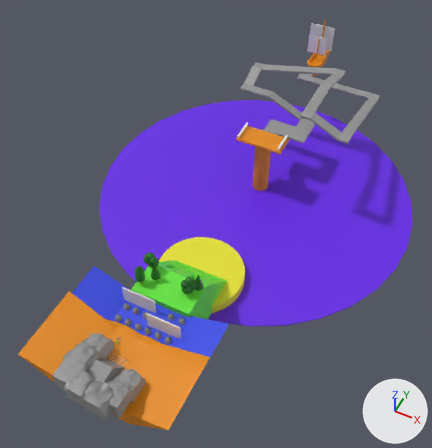
The glTF model homeisland.glb as it was, and as the next commit left it.
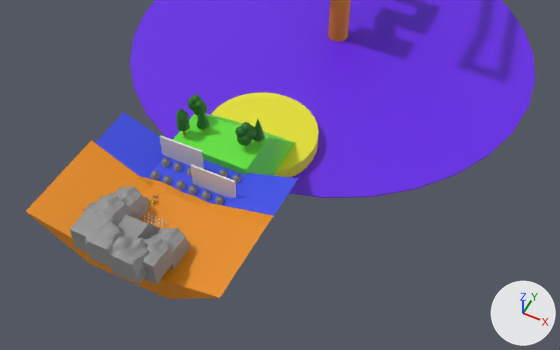
Each version is shown whole from a 50 mm lens placed at (20.1, -17.5, 47.6), pointed at (-0.6, 24.0, -4.3), then close up from a 50 mm lens placed at (23.2, -23.7, 41.7), pointed at (5.9, 10.7, -1.4). Arrows for +X, +Y and +Z are at lower right; the lights stay in place. Where no turn or scale is listed for an object, it has been applied to the vertices. Vertices at the same position are counted once.

The scene before the commit, as lines of its bpy script (objects in view):
```python
ob_cube = bpy.data.objects.new('Cube', me_cube)
ob_cube.location = (0.0, 0.0, 0.0)
ob_cylinder = bpy.data.objects.new('Cylinder', me_cylinder)
ob_cylinder.location = (2.92, 6.87, -2.63)
ob_cylinder_001 = bpy.data.objects.new('Cylinder.001', me_cylinder_001)
ob_cylinder_001.location = (1.79, 6.87, -2.63)
ob_cylinder_002 = bpy.data.objects.new('Cylinder.002', me_cylinder_002)
ob_cylinder_002.location = (0.67, 6.87, -2.63)
ob_cylinder_003 = bpy.data.objects.new('Cylinder.003', me_cylinder_003)
ob_cylinder_003.location = (-0.37, 6.87, -2.63)
ob_cylinder_004 = bpy.data.objects.new('Cylinder.004', me_cylinder_004)
ob_cylinder_004.location = (-1.54, 6.87, -2.63)
ob_cylinder_005 = bpy.data.objects.new('Cylinder.005', me_cylinder_005)
ob_cylinder_005.location = (-2.61, 6.87, -2.63)
ob_cylinder_006 = bpy.data.objects.new('Cylinder.006', me_cylinder_006)
ob_cylinder_006.location = (-2.61, 8.33, -2.63)
ob_cylinder_007 = bpy.data.objects.new('Cylinder.007', me_cylinder_007)
ob_cylinder_007.location = (-1.54, 8.33, -2.63)
# also in view: 'Cube.009' at (2.5, 1.1, -0.2); 'Cube.001' at (-0.1, -1.9, 1.9); 'Cube.014' at (2.1, 7.6, -1.2); 'Cube.010' at (-2.0, 2.9, -0.3); 'Cube.012' at (-0.1, 2.6, -1.7)
```
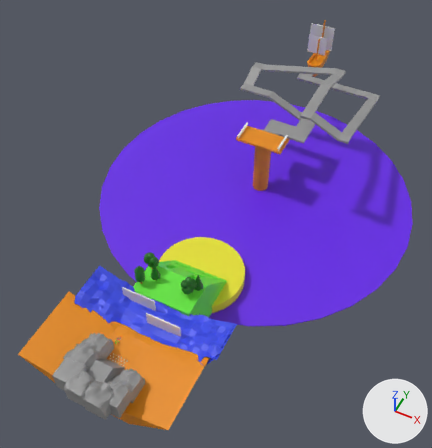
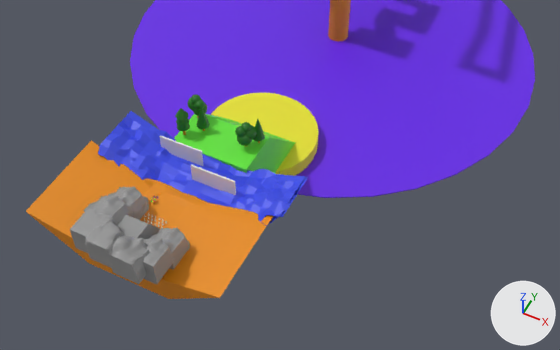
Changed parts and their boxes [x1, y1, x2, y2] in the close-ups (560 x 350 px):
'Plane', reshaped, moved
    before: [96, 112, 298, 216]
    after: [98, 111, 308, 217]
'Plane.001', added (blue)
    after: [99, 136, 306, 226]
'Cylinder', deleted
    before: [215, 196, 224, 205]
'Cylinder.002', deleted
    before: [189, 185, 197, 195]
'Cylinder.005', deleted
    before: [151, 171, 160, 180]
'Cylinder.001', deleted
    before: [202, 191, 210, 200]
'Cylinder.003', deleted
    before: [177, 181, 185, 190]
'Cylinder.006', deleted
    before: [161, 158, 170, 167]
'Cylinder.004', deleted
    before: [163, 175, 172, 184]
'Cylinder.007', deleted
    before: [173, 163, 182, 172]
'Cylinder.013', deleted
    before: [233, 175, 241, 184]
'Cylinder.012', deleted
    before: [219, 169, 227, 177]
part 1 of me_plane, built on
    before: [96, 112, 298, 216]
    after: [98, 111, 308, 217]

Patch to the scene script:
```diff
--- a/homeisland.glb.py
+++ b/homeisland.glb.py
@@ mat_blue1_002 @@
+mat_blue1_002 = principled_material('Blue1.002')
+mat_blue1_002.base_color = (0.0427, 0.0734, 0.8)  # blue #3a4de7
@@ me_plane @@
 # used by ob_plane; location = (0.0, 8.2, -1.99)
-me_plane.from_pydata(...)  # 16 vertices, 14 faces; spans x -7.5..7.7, y -2.0..2.0, z 0.0..1.8
+me_plane.from_pydata(...)  # 160 vertices, 266 faces; spans x -7.5..7.7, y -2.6..2.0, z -0.6..1.9
+# me_plane part 1
+# 4 vertices are removed from x -3.1..3.1, y -2.0, z 0.0
+# 14 faces are deleted
+# 1 vertex moves within x -7.5, y -2.0, z 1.8
+# 128 vertices are added at x -7.5..7.7, y -2.6..2.0, z -0.6..1.9
+# 5 new vertices lie (0.0, -0.5, 0.0) away from vertices in x -7.5..7.7, y 2.0, z 0.0..1.8
+# 5 new vertices lie (0.0, -0.6, 0.0) away from vertices in x -7.5..7.7, y 1.5, z 0.0..1.8
+# 5 new vertices lie (1.3, 0.0, 0.0) away from vertices in x -1.9..0.6, y -0.3..0.9, z 0.0..0.4
+# 5 new vertices lie (0.0, -0.6, 0.0) away from vertices in x -7.5..6.4, y -0.8..-0.3, z 0.0..1.8
+# 266 new faces join them
+# me_plane part 2: the surface is now shaded smooth
 me_plane.materials.append(mat_blue1)
@@ me_plane_002 @@
+me_plane_002.from_pydata(...)  # 160 vertices, 266 faces; spans x -1.71..1.75, y -1.46..1.0, z -0.54..1.89
+me_plane_002.materials.append(mat_blue1_002)  # blue #3a4de7
@@ ob_plane @@
 ob_plane = bpy.data.objects.new('Plane', me_plane)
-ob_plane.location = (0.0, 8.2, -1.99)
+ob_plane.location = (0.76, 8.2, -1.52)
@@ ob_cylinder @@
-ob_cylinder = bpy.data.objects.new('Cylinder', me_cylinder)
-ob_cylinder.location = (2.92, 6.87, -2.63)
@@ ob_cylinder_001 @@
-ob_cylinder_001 = bpy.data.objects.new('Cylinder.001', me_cylinder_001)
-ob_cylinder_001.location = (1.79, 6.87, -2.63)
@@ ob_cylinder_002 @@
-ob_cylinder_002 = bpy.data.objects.new('Cylinder.002', me_cylinder_002)
-ob_cylinder_002.location = (0.67, 6.87, -2.63)
@@ ob_cylinder_003 @@
-ob_cylinder_003 = bpy.data.objects.new('Cylinder.003', me_cylinder_003)
-ob_cylinder_003.location = (-0.37, 6.87, -2.63)
@@ ob_cylinder_004 @@
-ob_cylinder_004 = bpy.data.objects.new('Cylinder.004', me_cylinder_004)
-ob_cylinder_004.location = (-1.54, 6.87, -2.63)
@@ ob_cylinder_005 @@
-ob_cylinder_005 = bpy.data.objects.new('Cylinder.005', me_cylinder_005)
-ob_cylinder_005.location = (-2.61, 6.87, -2.63)
@@ ob_cylinder_006 @@
-ob_cylinder_006 = bpy.data.objects.new('Cylinder.006', me_cylinder_006)
-ob_cylinder_006.location = (-2.61, 8.33, -2.63)
@@ ob_cylinder_007 @@
-ob_cylinder_007 = bpy.data.objects.new('Cylinder.007', me_cylinder_007)
-ob_cylinder_007.location = (-1.54, 8.33, -2.63)
@@ ob_cylinder_012 @@
-ob_cylinder_012 = bpy.data.objects.new('Cylinder.012', me_cylinder_012)
-ob_cylinder_012.location = (1.88, 9.26, -2.63)
@@ ob_cylinder_013 @@
-ob_cylinder_013 = bpy.data.objects.new('Cylinder.013', me_cylinder_013)
-ob_cylinder_013.location = (3.05, 9.26, -2.63)
@@ ob_plane_001 @@
+ob_plane_001 = bpy.data.objects.new('Plane.001', me_plane_002)
+ob_plane_001.location = (0.76, 8.2, -1.66)
+ob_plane_001.rotation_euler = (3.142, 0.0, 0.0)  # degrees (180, 0, 0)
+ob_plane_001.scale = (-4.36, -2.04, -1.0)
```
